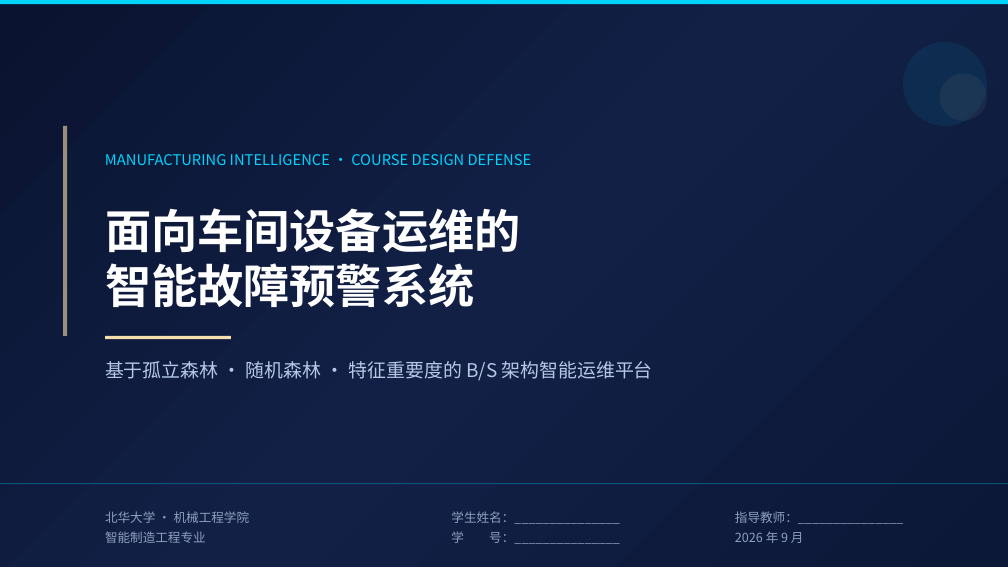
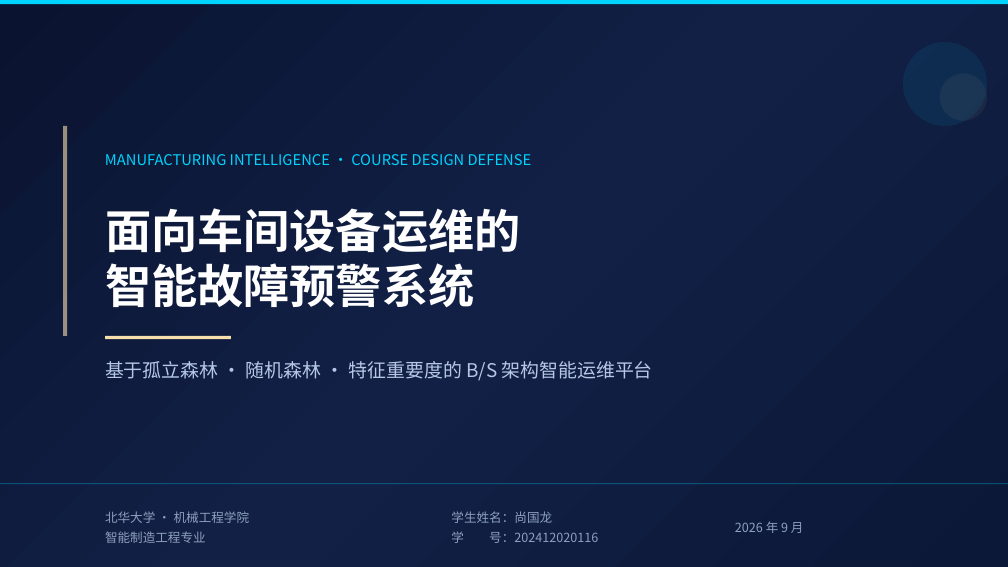
Before and after one commit to longbao1001/Vibecodingproject, a slide deck: slide 1 of 课程设计答辩PPT.pptx. Drawn at 1008x567 pixels with LibreOffice and Linux fonts; fonts in the diff are those of the drawing. Boxes give left, top, right and bottom in pixels: in the first picture for what was removed or moved away, otherwise in the second. Text is boxed around its words. In the diff, an @@ line names an element or a change of style, - is before the commit and + after.

```diff
--- a/课程设计答辩PPT.pptx
+++ b/课程设计答辩PPT.pptx
@@ text at [451,511,598,543]: text changed @@
-学生姓名：_______________
-学 号：_______________
+学生姓名：尚国龙
+学 号：202412020116
@@ text at [735,511,903,524]: paragraph removed @@
-指导教师：_______________
```
Also in this commit, not shown: 11 other slides changed, 1 slide removed, 3 other files.
